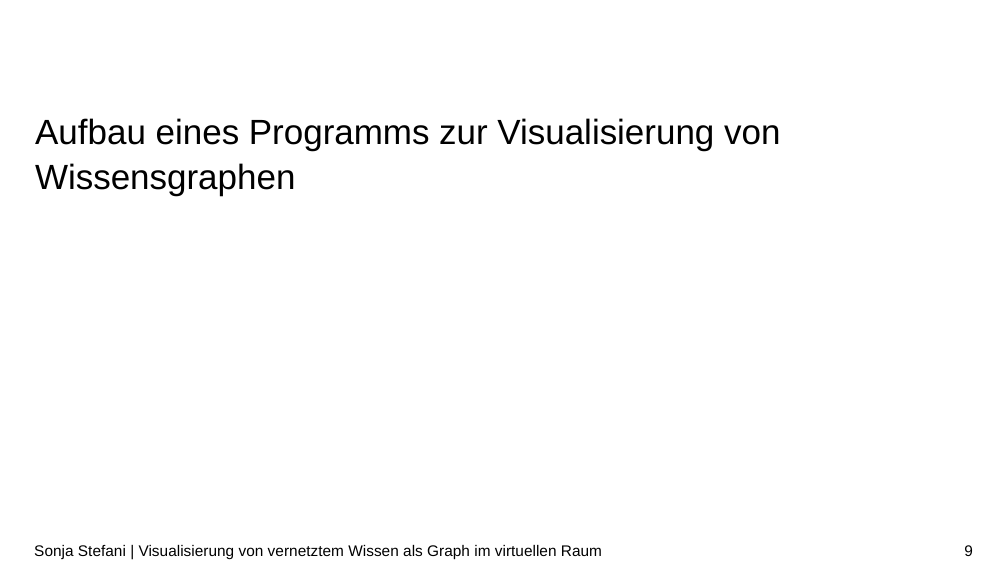
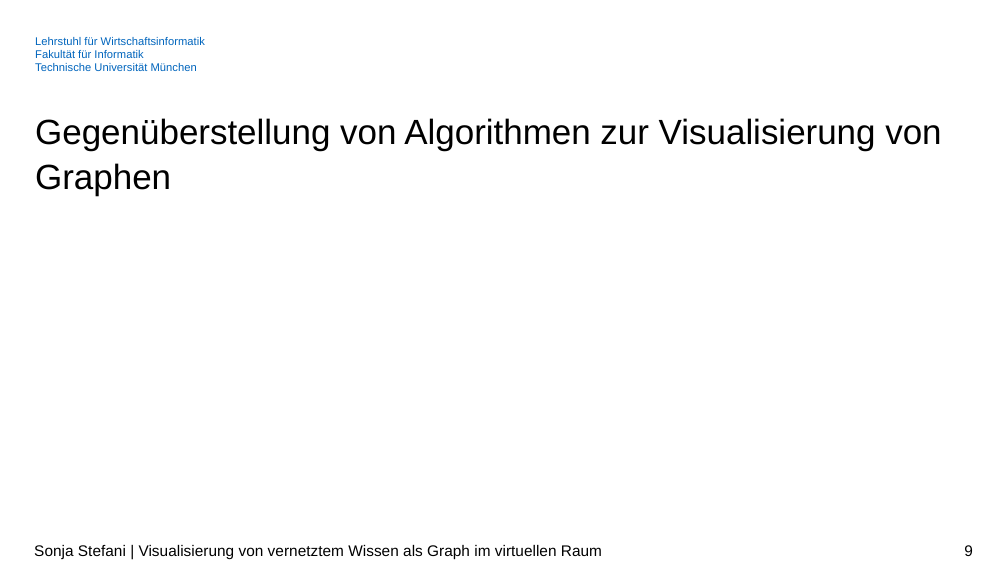
Before and after one commit to SonjaSt/knowledge-visualization-vr, a slide deck: slide 9 of Dokumente/Zwischenpraesentation_BA.pptx. Drawn at 1008x567 pixels with LibreOffice and Linux fonts; fonts in the diff are those of the drawing; grey boxes stand for pictures; background and template pictures are left out. Boxes give left, top, right and bottom in pixels: in the first picture for what was removed or moved away, otherwise in the second. Text is boxed around its words. In the diff, an @@ line names an element or a change of style, - is before the commit and + after.

```diff
--- a/Dokumente/Zwischenpraesentation_BA.pptx
+++ b/Dokumente/Zwischenpraesentation_BA.pptx
@@ text added at box(35, 37, 205, 71), 8 pt, text #0065BD @@
+Lehrstuhl für Wirtschaftsinformatik
+Fakultät für Informatik
+Technische Universität München
@@ title at box(35, 118, 941, 196): text changed @@
-Aufbau eines Programms zur Visualisierung von Wissensgraphen
+Gegenüberstellung von Algorithmen zur Visualisierung von Graphen
```
Also in this commit, not shown: 10 other slides changed, 8 slides added, 30 other files.
